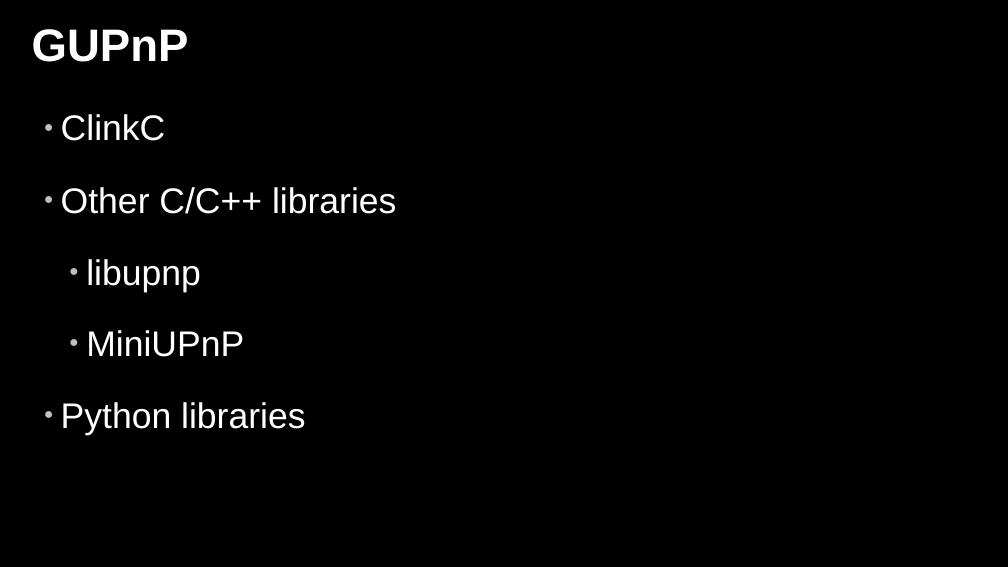
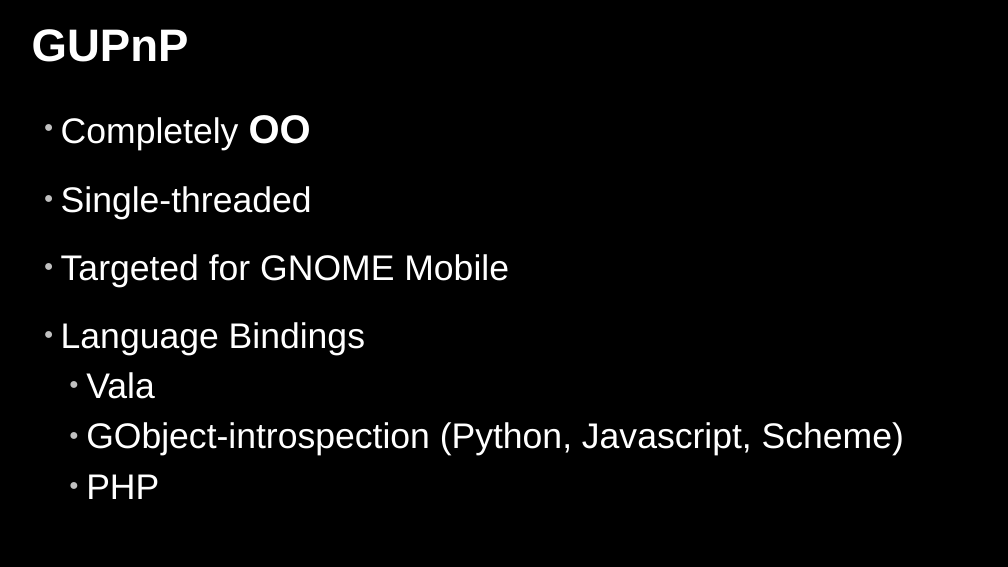
Before and after one commit to zeenix/rygel-presentation-2009, a slide deck: slide 6 of slides.odp. Drawn at 1008x567 pixels with LibreOffice and Linux fonts; fonts in the diff are those of the drawing; background and template pictures are left out. Boxes give left, top, right and bottom in pixels: in the first picture for what was removed or moved away, otherwise in the second. Text is boxed around its words. In the diff, an @@ line names an element or a change of style, - is before the commit and + after.

Commit message:
Populate "GUPnP" slide

```diff
--- a/slides.odp
+++ b/slides.odp
@@ text at [61,115,904,456]: text changed @@
-● ClinkC
-● Other C/C++ libraries
-  ● libupnp
-  ● MiniUPnP
-● Python libraries
+● Completely OO
+● Single-threaded
+● Targeted for GNOME Mobile
+● Language Bindings
+  ● Vala
+  ● GObject-introspection (Python, Javascript, Scheme)
+  ● PHP
```
Also in this commit, not shown: 1 other slide changed.
